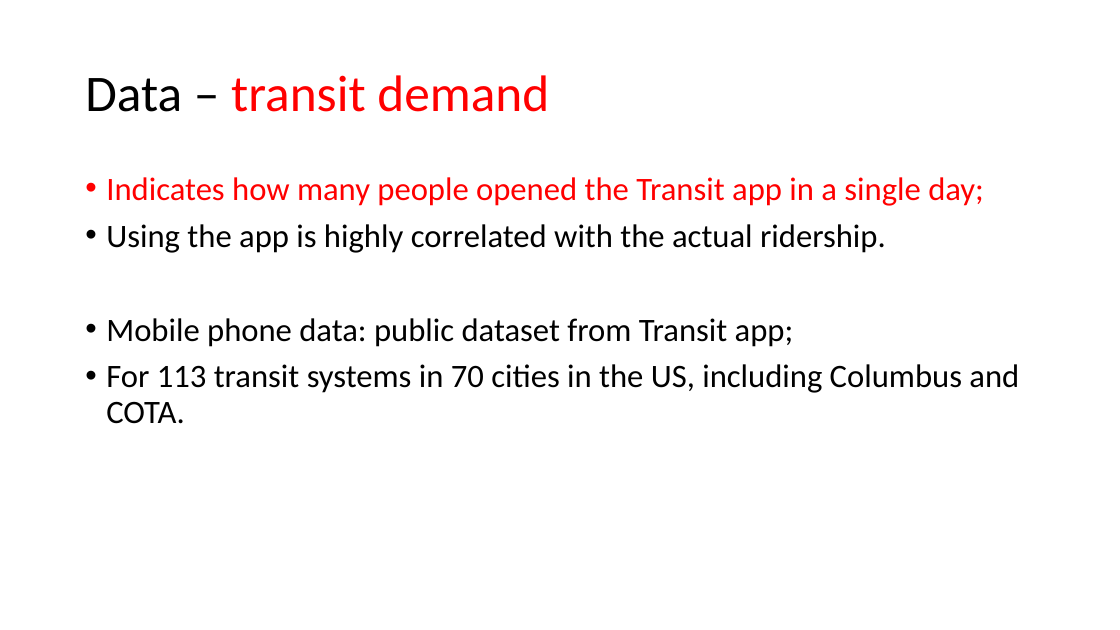
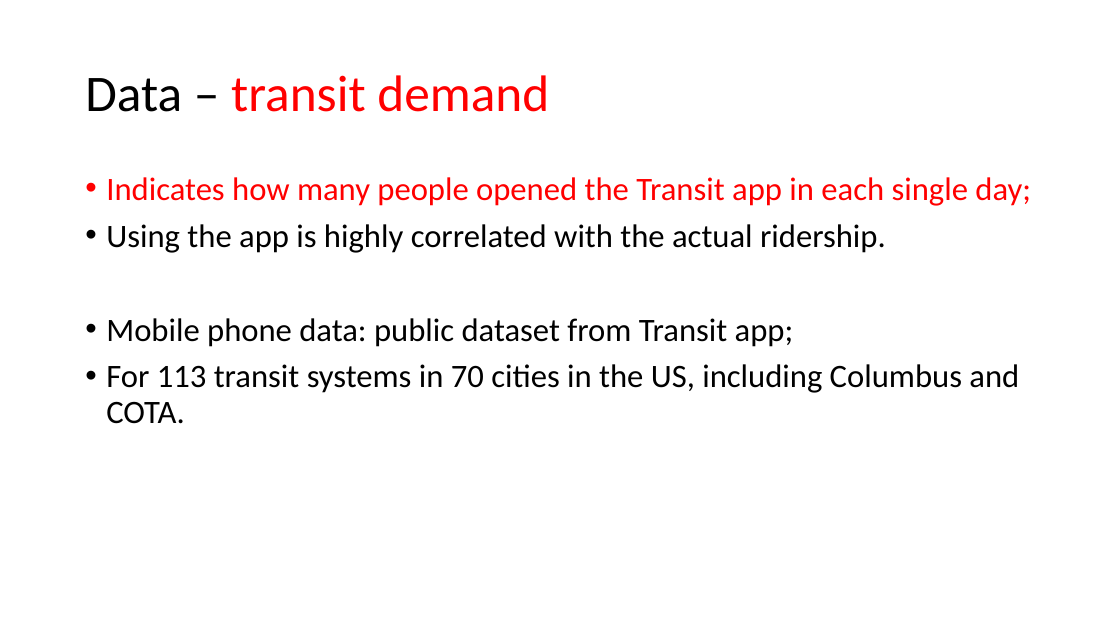
Before and after one commit to luyuliu/COVID-Transit-Demand, a slide deck: slide 2 of doc/pre_results.pptx. Drawn at 1120x630 pixels with LibreOffice and Linux fonts; fonts in the diff are those of the drawing. Boxes give left, top, right and bottom in pixels: in the first picture for what was removed or moved away, otherwise in the second. Text is boxed around its words. In the diff, an @@ line names an element or a change of style, - is before the commit and + after.

Commit message:
Update transit app ppt

```diff
--- a/doc/pre_results.pptx
+++ b/doc/pre_results.pptx
@@ text at (106, 177, 1031, 206): text changed @@
-• Indicates how many people opened the Transit app in a single day;
+• Indicates how many people opened the Transit app in each single day;
```
Also in this commit, not shown: 2 other files.
